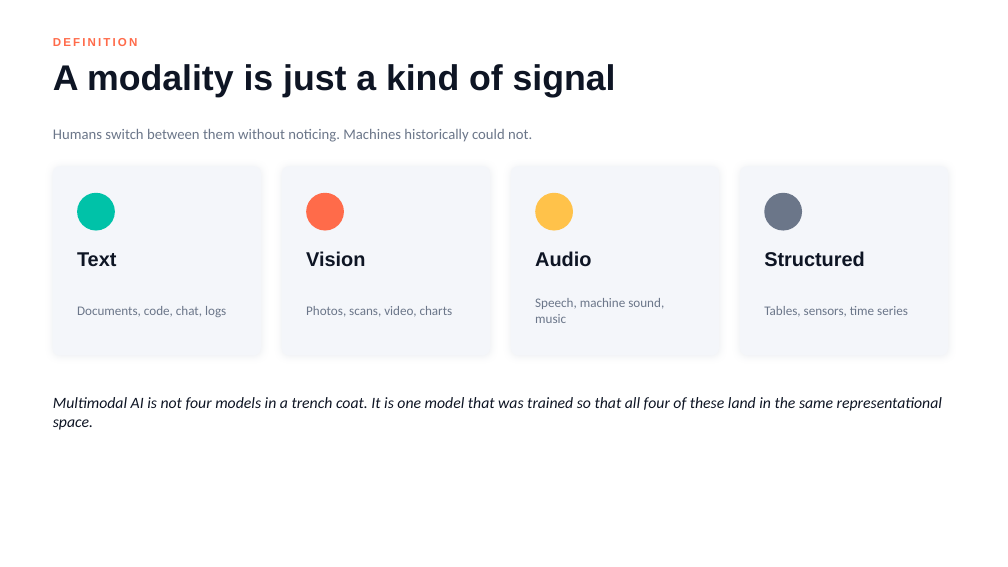
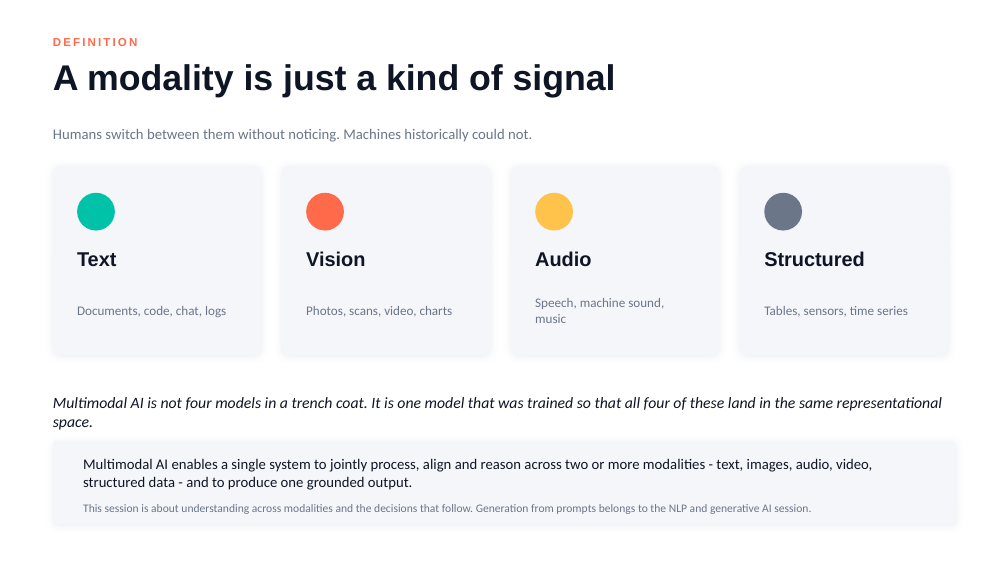
Before and after one commit to lksmangai/DeepLearning, a slide deck: slide 6 of Multimodal-AI-ATAL-FDP-Deck.pptx. Drawn at 1008x567 pixels with LibreOffice and Linux fonts; fonts in the diff are those of the drawing. Boxes give left, top, right and bottom in pixels: in the first picture for what was removed or moved away, otherwise in the second. Text is boxed around its words. In the diff, an @@ line names an element or a change of style, - is before the commit and + after.

```diff
--- a/Multimodal-AI-ATAL-FDP-Deck.pptx
+++ b/Multimodal-AI-ATAL-FDP-Deck.pptx
@@ rounded rectangle added at [53, 441, 955, 524], fill #F4F6FA @@
@@ text added at [83, 458, 872, 490], 14 pt, text #0E1524 @@
+Multimodal AI enables a single system to jointly process, align and reason across two or more modalities - text, images, audio, video, structured data - and to produce one grounded output.
@@ text added at [83, 504, 811, 514], 11 pt, text #6B7689 @@
+This session is about understanding across modalities and the decisions that follow. Generation from prompts belongs to the NLP and generative AI session.
```
Also in this commit, not shown: 7 other slides changed, 1 slide added, 1 other file.
